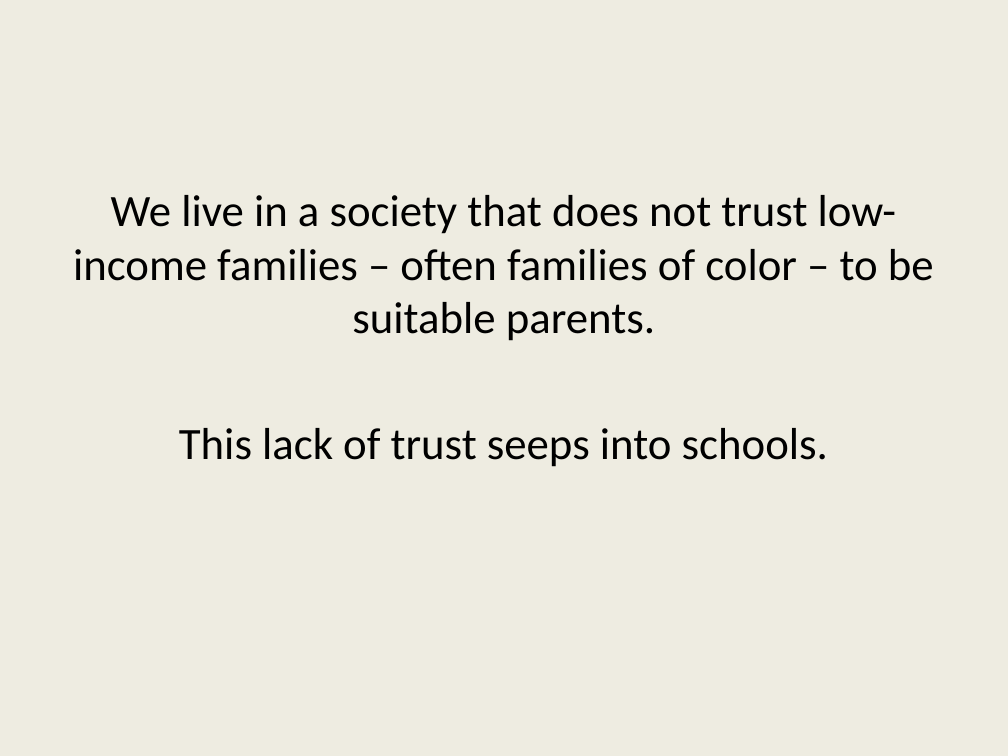
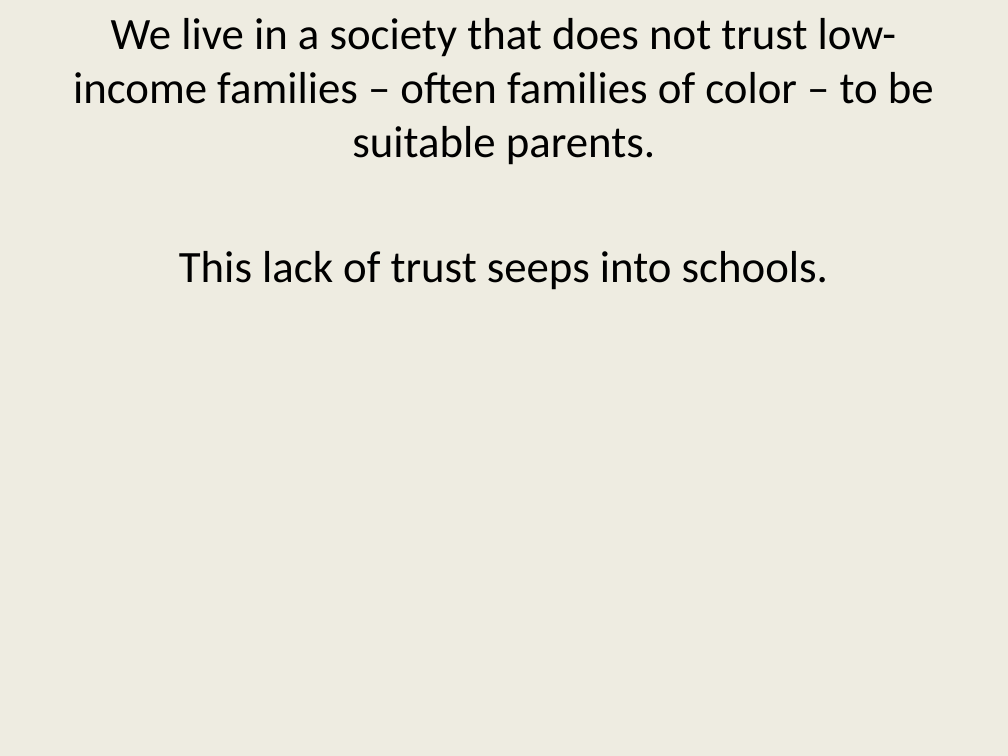
Before and after one commit to jdgeller/Dissertation_Power_Point, a slide deck: slide 3 of Dissertation Defense_100314.pptx. Drawn at 1008x756 pixels with LibreOffice and Linux fonts; fonts in the diff are those of the drawing. Boxes give left, top, right and bottom in pixels: in the first picture for what was removed or moved away, otherwise in the second. Text is boxed around its words. In the diff, an @@ line names an element or a change of style, - is before the commit and + after.

Commit message:
testing

```diff
--- a/Dissertation Defense_100314.pptx
+++ b/Dissertation Defense_100314.pptx
@@ text "We live in a society ...": place and size @@
-text "We live in a society ..." at (73, 195, 934, 467)
+text "We live in a society ..." at (73, 18, 934, 290)
```
